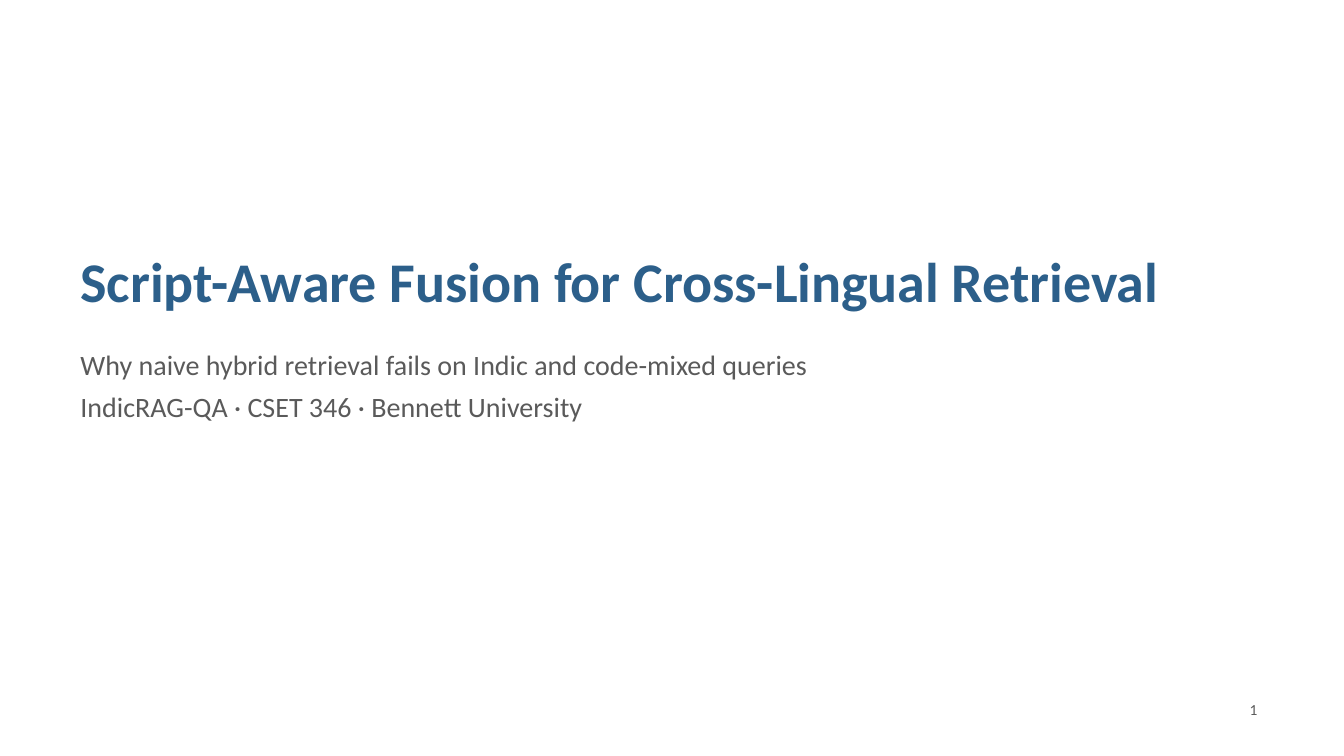
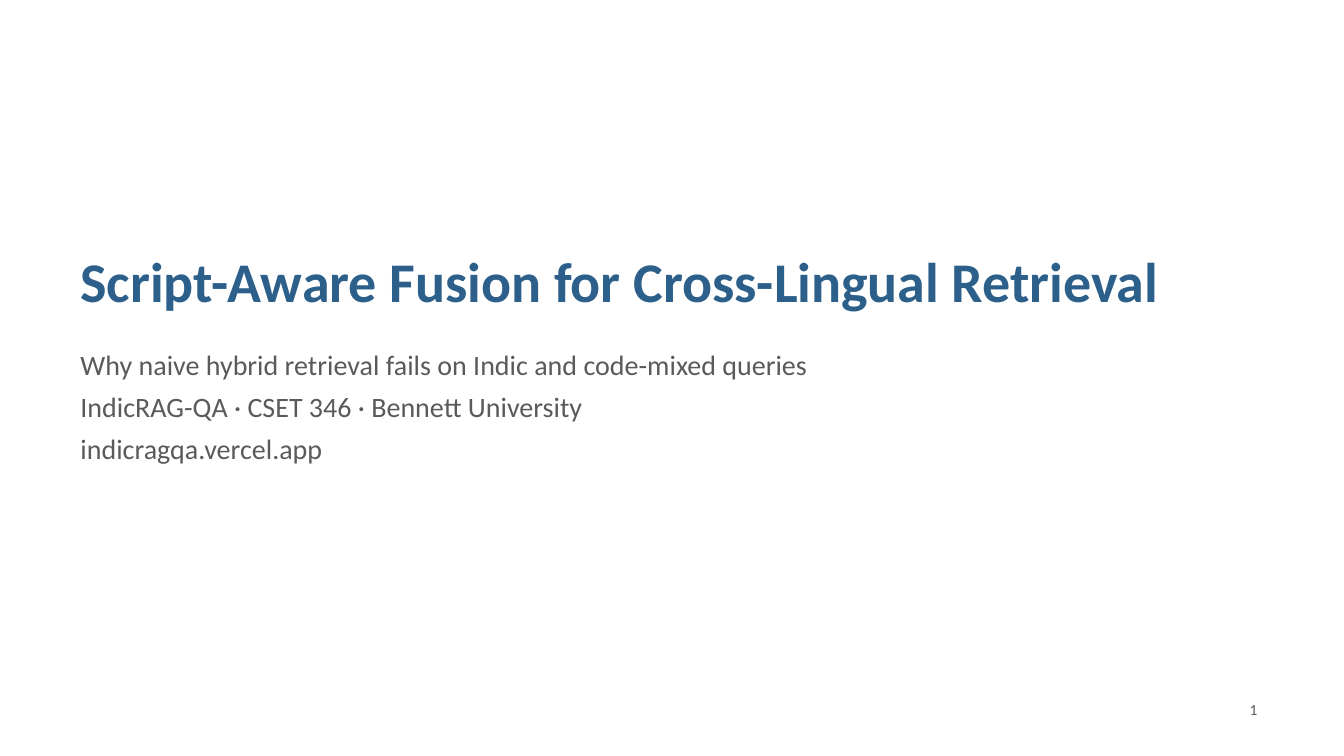
Before and after one commit to dhruvv1402/IndicRAG-QA, a slide deck: slide 1 of paper/IndicRAG-QA-slides.pptx. Drawn at 1344x756 pixels with LibreOffice and Linux fonts; fonts in the diff are those of the drawing. Boxes give left, top, right and bottom in pixels: in the first picture for what was removed or moved away, otherwise in the second. Text is boxed around its words. In the diff, an @@ line names an element or a change of style, - is before the commit and + after.

```diff
--- a/paper/IndicRAG-QA-slides.pptx
+++ b/paper/IndicRAG-QA-slides.pptx
@@ text at <box>80,439,322,464</box>: paragraph added @@
+indicragqa.vercel.app
```
Also in this commit, not shown: 1 other slide changed, 8 other files.
